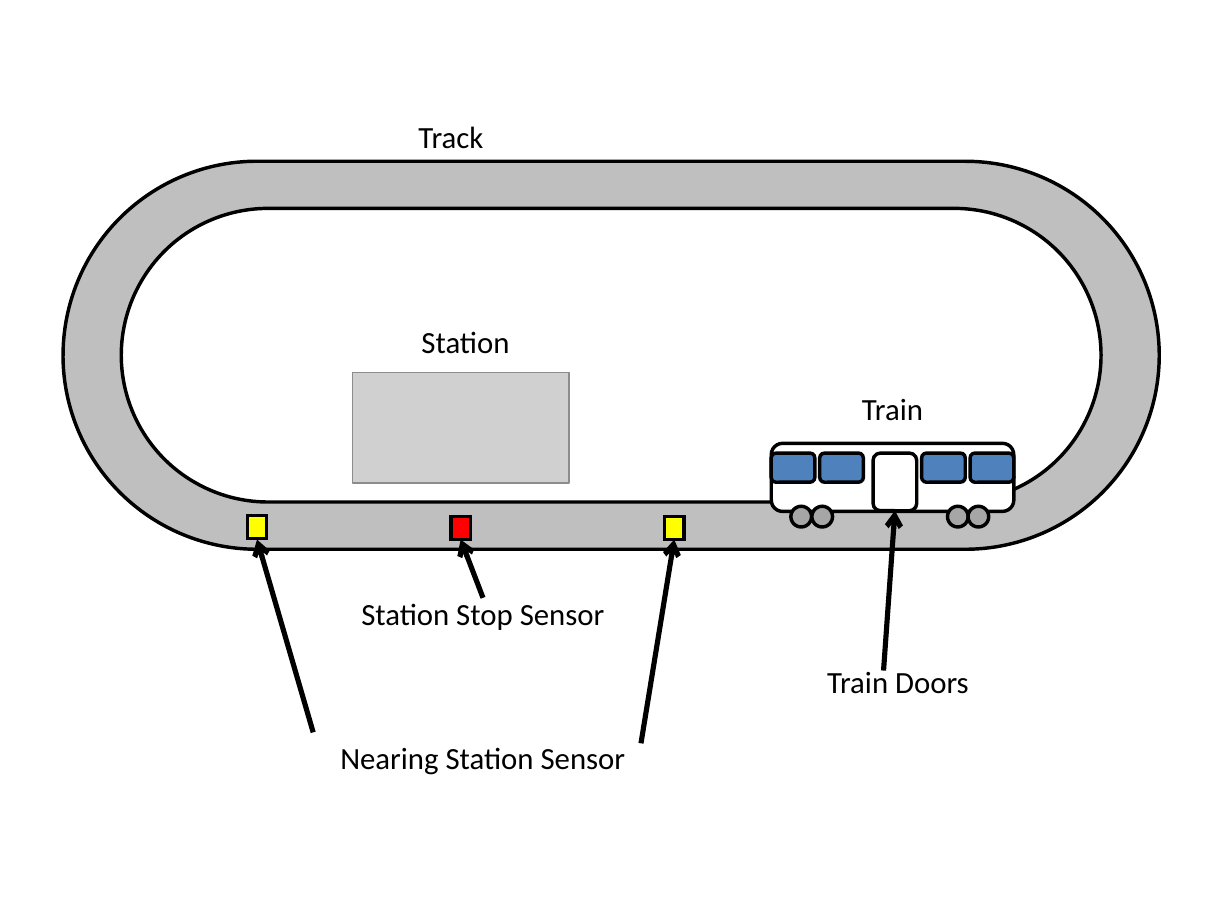
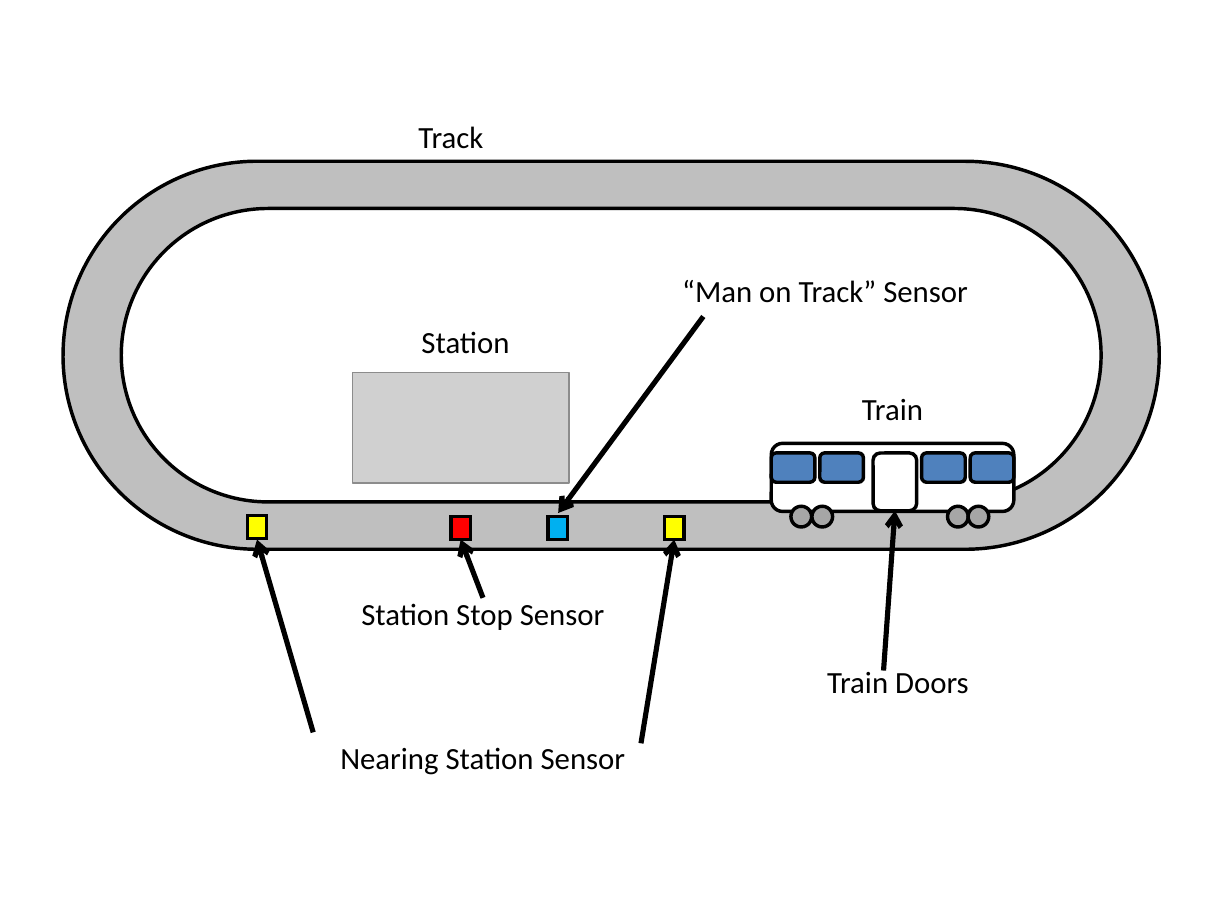
Before and after one commit to coolcatco888/cmpt475-assigments, a slide deck: slide 1 of CMPT475Assn2Drawings.ppt. Drawn at 1232x924 pixels with LibreOffice and Linux fonts; fonts in the diff are those of the drawing; grey boxes stand for pictures. Boxes give left, top, right and bottom in pixels: in the first picture for what was removed or moved away, otherwise in the second. Text is boxed around its words. In the diff, an @@ line names an element or a change of style, - is before the commit and + after.

```diff
--- a/CMPT475Assn2Drawings.ppt
+++ b/CMPT475Assn2Drawings.ppt
@@ text added at (x1=682, y1=280, x2=968, y2=303), 18 pt, text #000000 @@
+“Man on Track” Sensor
@@ arrow added from (703, 317) to (558, 513), #000000 3 pt @@
@@ rectangle added at (x1=548, y1=516, x2=568, y2=540), fill #00B0F0, outline #000000 2.01 pt @@
```
Also in this commit, not shown: 1 other file.
